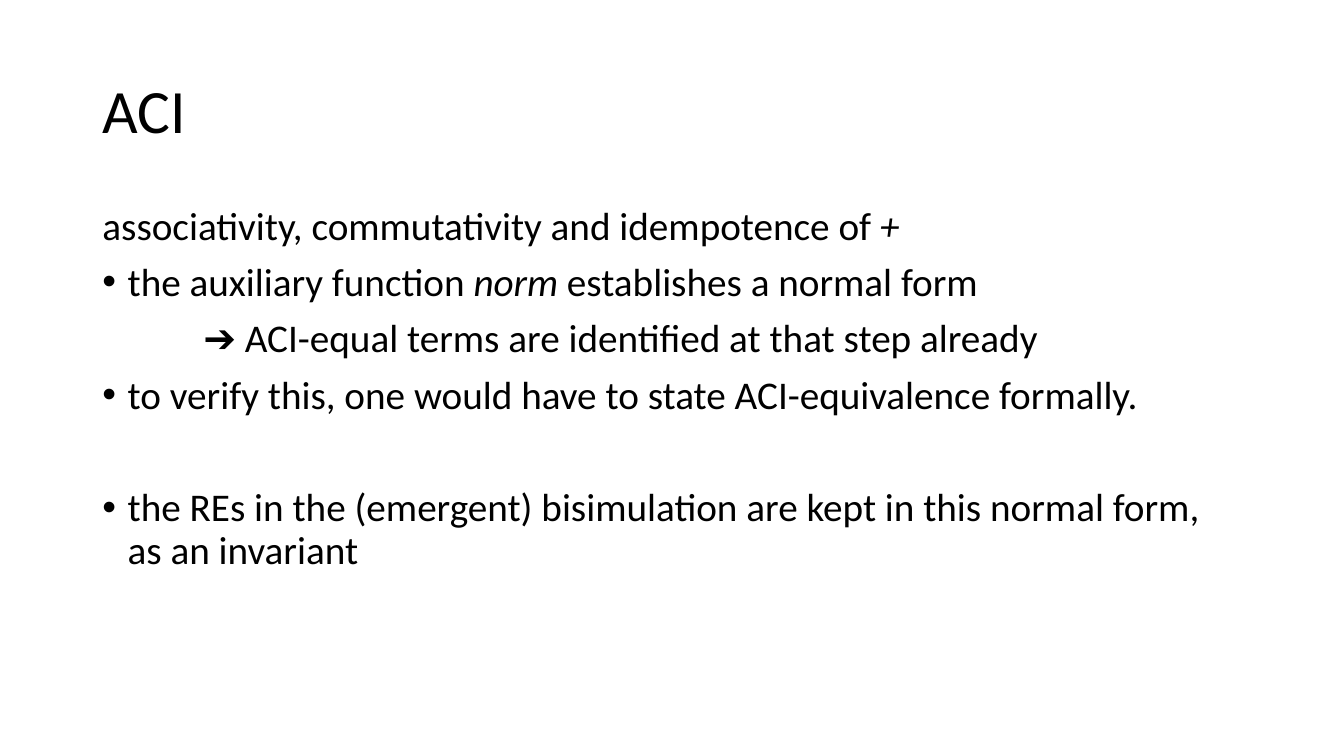
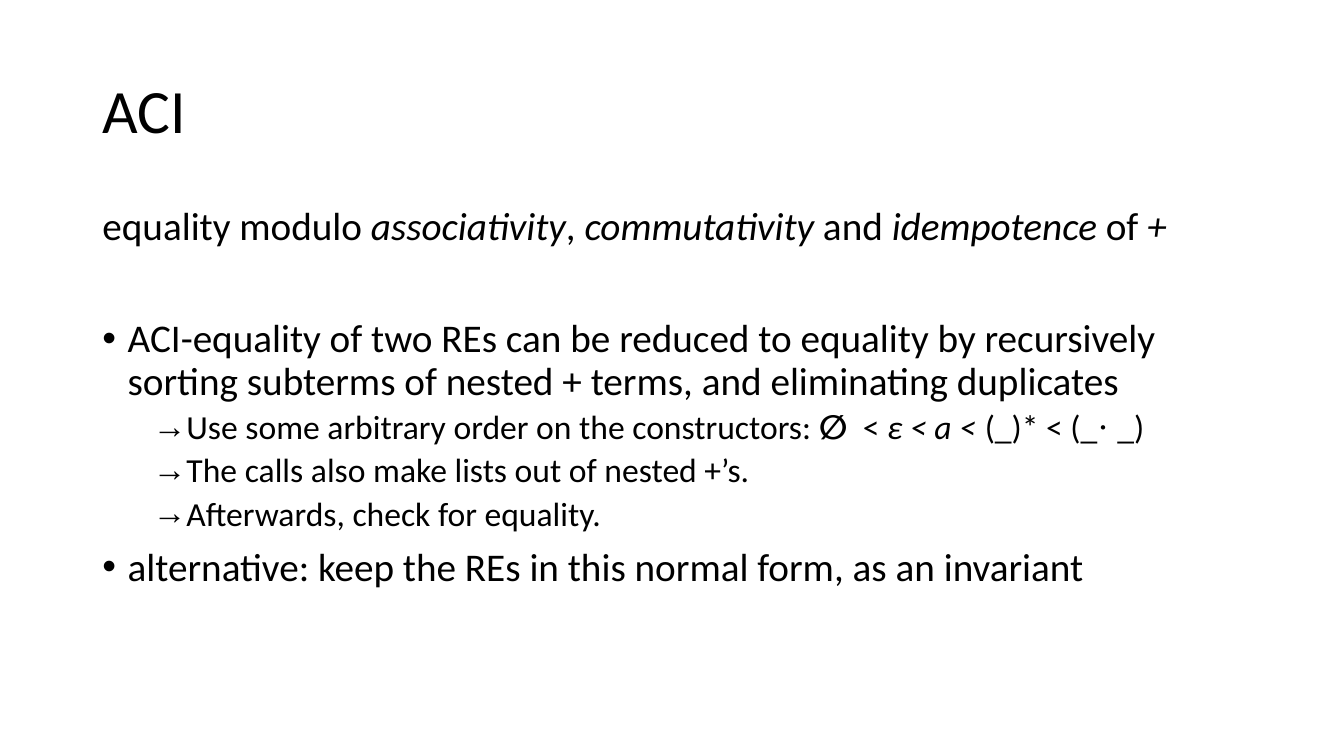
Before and after one commit to Helli/fds_seminar, a slide deck: slide 15 of slides.pptx (slide 14 before the commit). Drawn at 1344x756 pixels with LibreOffice and Linux fonts; fonts in the diff are those of the drawing. Boxes give left, top, right and bottom in pixels: in the first picture for what was removed or moved away, otherwise in the second. Text is boxed around its words. In the diff, an @@ line names an element or a change of style, - is before the commit and + after.

Commit message:
more for the slides

```diff
--- a/slides.pptx
+++ b/slides.pptx
@@ text at [102,212,1155,588]: text changed @@
-associativity, commutativity and idempotence of +
-• the auxiliary function norm establishes a normal form
-➔ ACI-equal terms are identified at that step already
-• to verify this, one would have to state ACI-equivalence formally.
-• the REs in the (emergent) bisimulation are kept in this normal form, as an invariant
+equality modulo associativity, commutativity and idempotence of +
+• ACI-equality of two REs can be reduced to equality by recursively sorting subterms of nested + terms, and eliminating duplicates
+  → Use some arbitrary order on the constructors: ∅ < ε < a < (_)* < (_⋅ _)
+  → The calls also make lists out of nested +’s.
+  → Afterwards, check for equality.
+• alternative: keep the REs in this normal form, as an invariant
```
Also in this commit, not shown: 8 other slides changed, 3 slides added, 2 slides removed.
